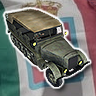
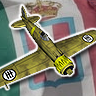
Two versions of the same layered image (96 × 96). Layer-by-layer changes:
added layer "MC. 200" above "Gabbiano" over box(0, 6, 96, 89)
hid "Breda 61" over box(5, 9, 90, 87)
